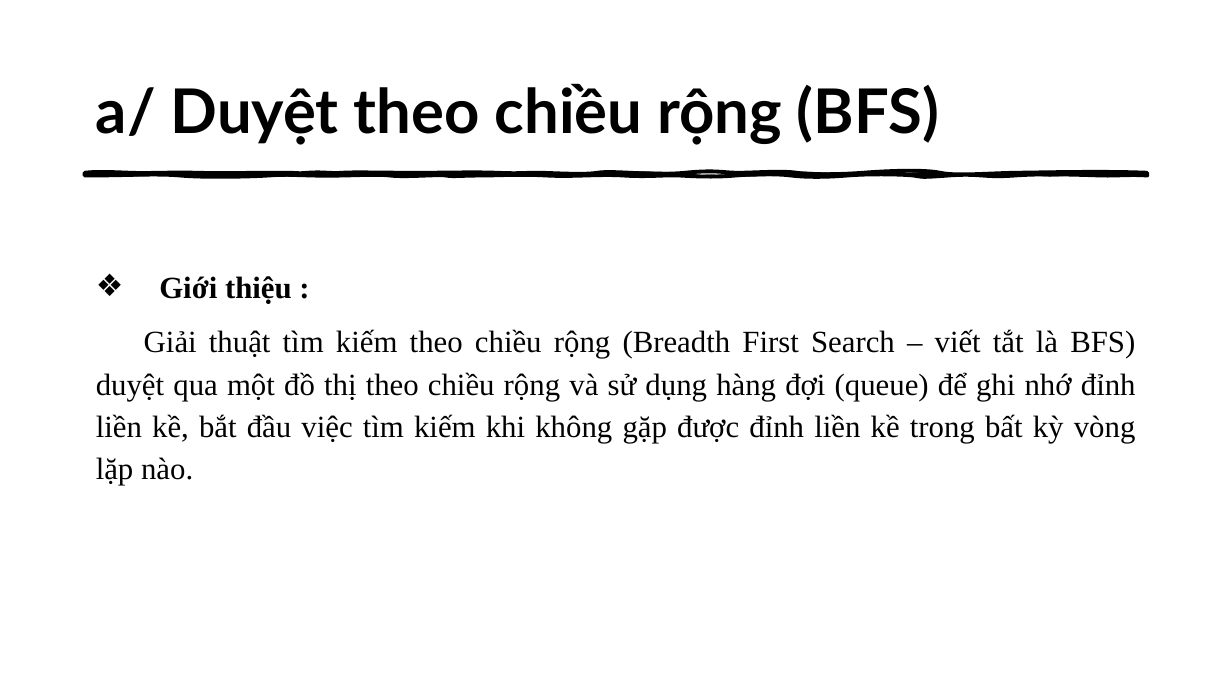
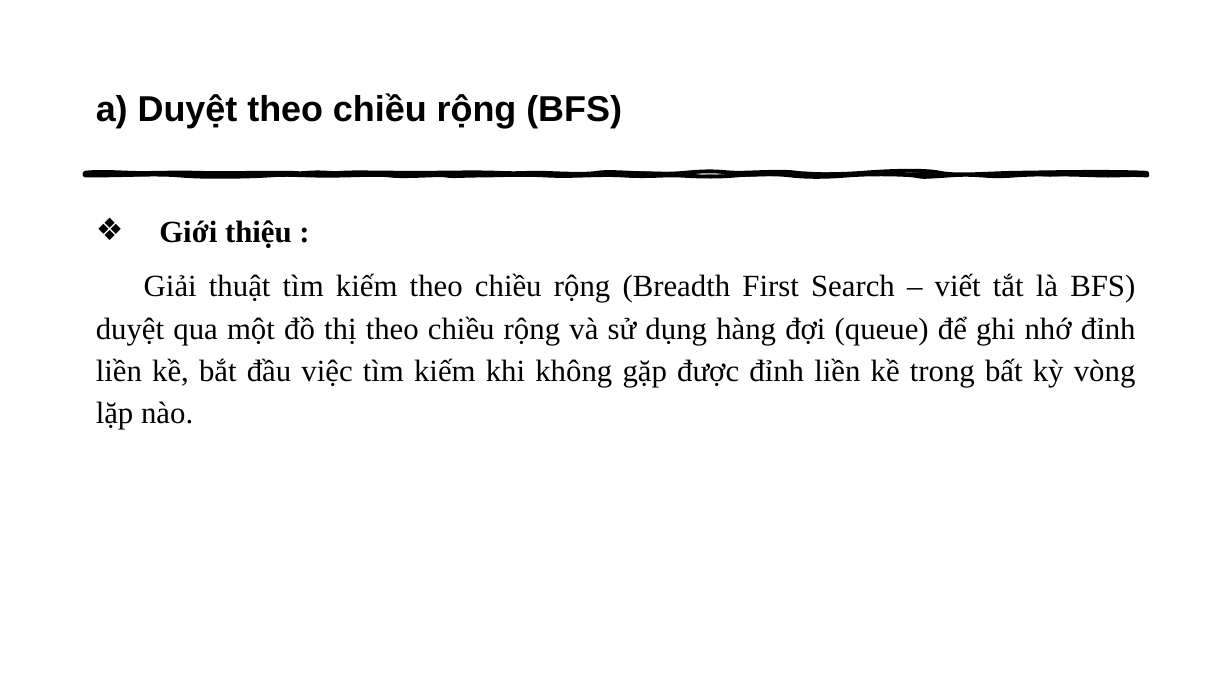
Before and after one commit to thathcmus/CTDL_GT, a slide deck: slide 16 of Cau_Truc_Du_Lieu_Do_Thi_Va_Ung_Dung.pptx (slide 8 before the commit). Drawn at 1232x693 pixels with LibreOffice and Linux fonts; fonts in the diff are those of the drawing. Boxes give left, top, right and bottom in pixels: in the first picture for what was removed or moved away, otherwise in the second. Text is boxed around its words. In the diff, an @@ line names an element or a change of style, - is before the commit and + after.

```diff
--- a/Cau_Truc_Du_Lieu_Do_Thi_Va_Ung_Dung.pptx
+++ b/Cau_Truc_Du_Lieu_Do_Thi_Va_Ung_Dung.pptx
@@ title at (x1=96, y1=93, x2=622, y2=128): text changed; size 48 to 28 pt; font Lato to Arial @@
-a/ Duyệt theo chiều rộng (BFS)
+a) Duyệt theo chiều rộng (BFS)
@@ text "Giới thiệu :" moved from (x1=96, y1=276, x2=1136, y2=485) to (x1=96, y1=220, x2=1136, y2=429) @@
```
Also in this commit, not shown: 19 other slides changed, 13 slides added, 2 other files.
